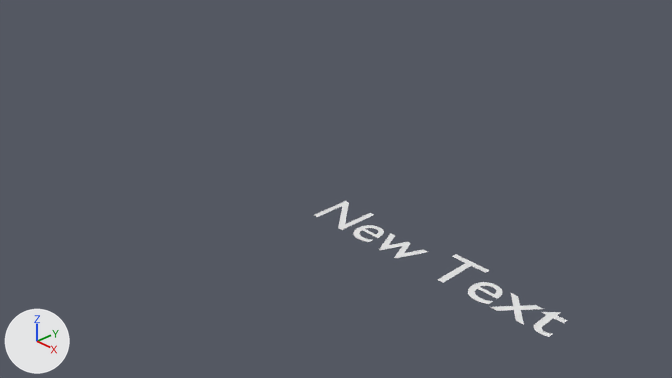
One commit to the Blender file script.blend: the scene before it, then after it.
Both versions are drawn from the file's camera 'Camera'. Lighting does not change. The marker at lower left points along +X, +Y and +Z.

In view in the first picture: 'Text'.
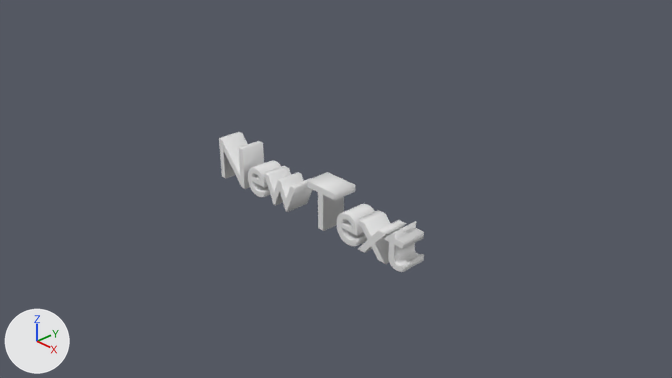
The change, as a diff of the scene's bpy script:
```diff
--- a/script.blend.py
+++ b/script.blend.py
@@ txt_text_004 @@
 txt_text_004.body = 'New Text'
+txt_text_004.bevel_resolution = 2
+txt_text_004.extrude = 0.2
+txt_text_004.bevel_depth = 0.011
+txt_text_004.align_x = 'CENTER'
+txt_text_004.small_caps_scale = 0.74
@@ ob_text @@
 ob_text.location = (0.0, 0.0, 0.0)
+ob_text.rotation_euler = (1.571, 0.0, 0.0)  # degrees (90, 0, 0)
```

Where the change shows, as pixel boxes (x1, y1, x2, y2) in the pictures (672 x 378 px):
'Text', reshaped, turned
    before: (314, 201, 567, 337)
    after: (219, 132, 424, 272)
